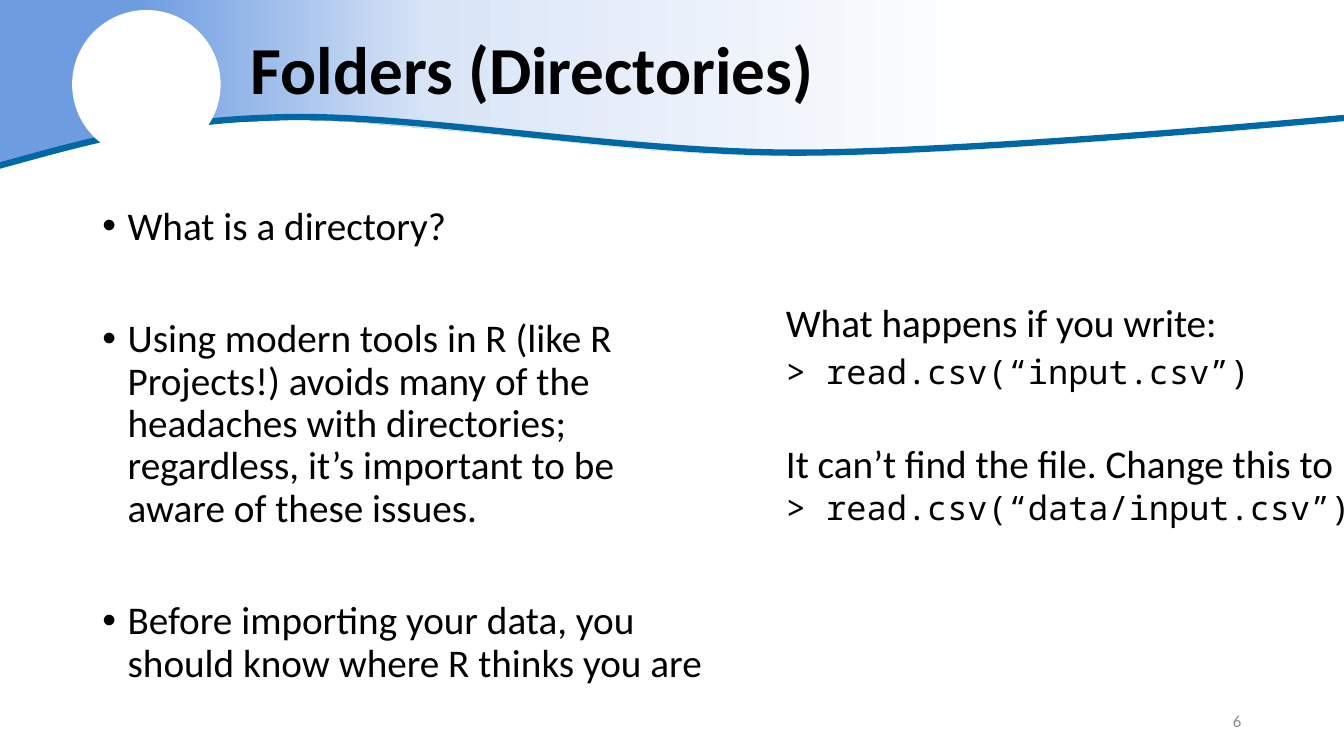
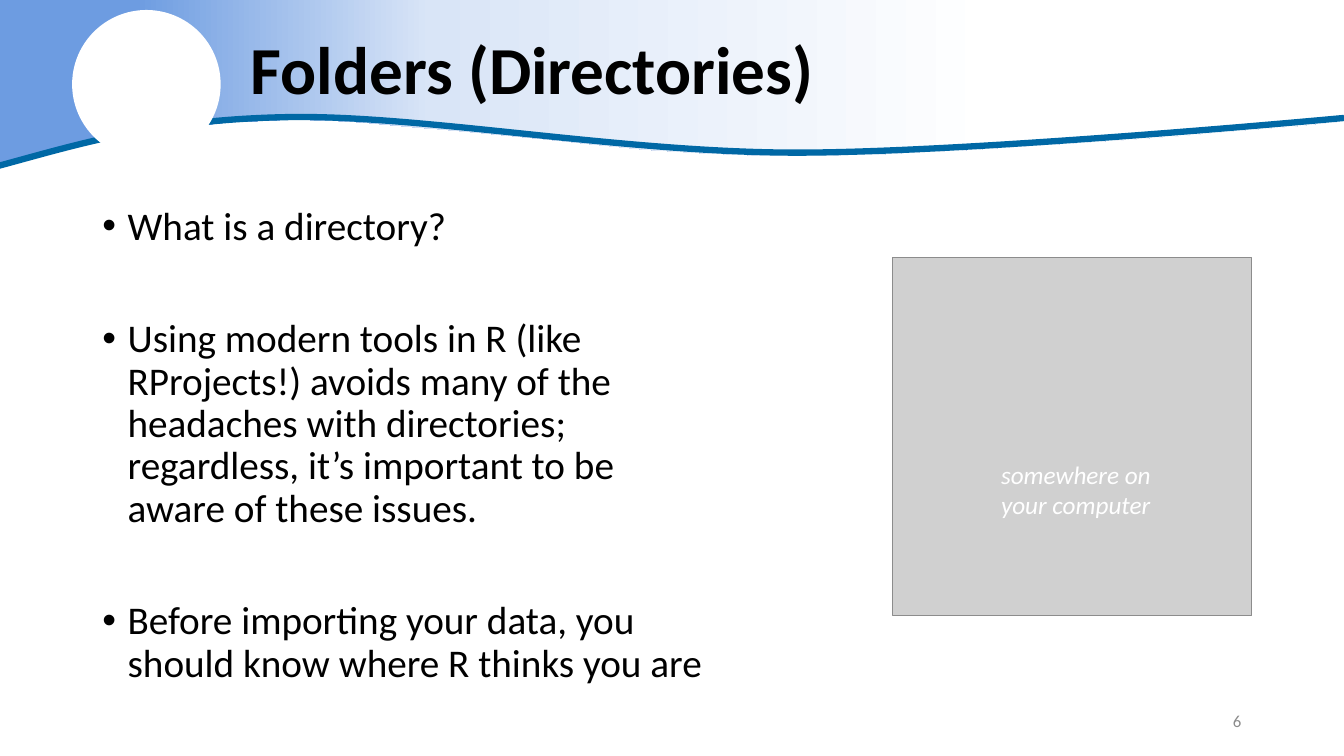
Before and after one commit to justinpriest/ADFG_R_Intro_Workshop, a slide deck: slide 6 of presentations/5 - Reading Real Data.pptx. Drawn at 1344x756 pixels with LibreOffice and Linux fonts; fonts in the diff are those of the drawing; grey boxes stand for pictures; background and template pictures are left out. Boxes give left, top, right and bottom in pixels: in the first picture for what was removed or moved away, otherwise in the second. Text is boxed around its words. In the diff, an @@ line names an element or a change of style, - is before the commit and + after.

```diff
--- a/presentations/5 - Reading Real Data.pptx
+++ b/presentations/5 - Reading Real Data.pptx
@@ picture added at <box>893,257,1252,616</box> @@
@@ text at <box>128,323,614,523</box>: spaces changed @@
-• Using modern tools in R (like R Projects!) avoids many of the headaches with directories; regardless, it’s important to be aware of these issues.
+• Using modern tools in R (like RProjects!) avoids many of the headaches with directories; regardless, it’s important to be aware of these issues.
@@ text removed at <box>786,309,1344,528</box> @@
-What happens if you write:
-> read.csv(“input.csv”)
-It can’t find the file. Change this to
-> read.csv(“data/input.csv”)
@@ text added at <box>1001,467,1151,518</box>, 18 pt, text #FFFFFF, italic @@
+somewhere on
+your computer
```
Also in this commit, not shown: 11 other slides changed, 4 slides added.
